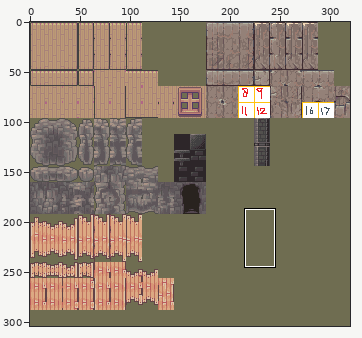
Sprite sheet, stored at images/tiles/walls.png. The first picture is a wide view before the edit; the outline marks the close-up.
Close-up. Old version:
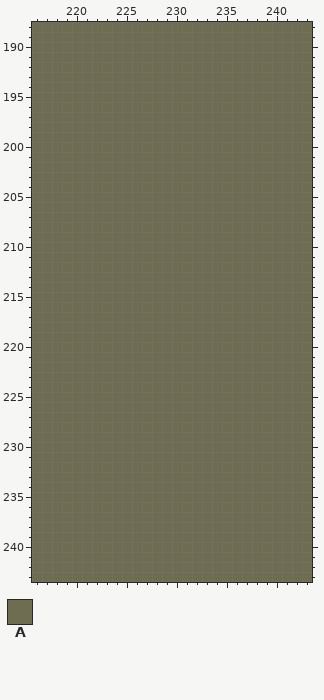
The file is 320x304 pixels. Colours within 5 levels of each other are drawn and written as one. Shown: x 216..243, y 188..243.
Palette (. is transparent): A #6f6d51
Pixels before, first column x 216:
188 AAAAAAAAAAAAAAAAAAAAAAAAAAAA
189 AAAAAAAAAAAAAAAAAAAAAAAAAAAA
190 AAAAAAAAAAAAAAAAAAAAAAAAAAAA
191 AAAAAAAAAAAAAAAAAAAAAAAAAAAA
192 AAAAAAAAAAAAAAAAAAAAAAAAAAAA
193 AAAAAAAAAAAAAAAAAAAAAAAAAAAA
194 AAAAAAAAAAAAAAAAAAAAAAAAAAAA
195 AAAAAAAAAAAAAAAAAAAAAAAAAAAA
196 AAAAAAAAAAAAAAAAAAAAAAAAAAAA
197 AAAAAAAAAAAAAAAAAAAAAAAAAAAA
198 AAAAAAAAAAAAAAAAAAAAAAAAAAAA
199 AAAAAAAAAAAAAAAAAAAAAAAAAAAA
200 AAAAAAAAAAAAAAAAAAAAAAAAAAAA
201 AAAAAAAAAAAAAAAAAAAAAAAAAAAA
202 AAAAAAAAAAAAAAAAAAAAAAAAAAAA
203 AAAAAAAAAAAAAAAAAAAAAAAAAAAA
204 AAAAAAAAAAAAAAAAAAAAAAAAAAAA
205 AAAAAAAAAAAAAAAAAAAAAAAAAAAA
206 AAAAAAAAAAAAAAAAAAAAAAAAAAAA
207 AAAAAAAAAAAAAAAAAAAAAAAAAAAA
208 AAAAAAAAAAAAAAAAAAAAAAAAAAAA
209 AAAAAAAAAAAAAAAAAAAAAAAAAAAA
210 AAAAAAAAAAAAAAAAAAAAAAAAAAAA
211 AAAAAAAAAAAAAAAAAAAAAAAAAAAA
212 AAAAAAAAAAAAAAAAAAAAAAAAAAAA
213 AAAAAAAAAAAAAAAAAAAAAAAAAAAA
214 AAAAAAAAAAAAAAAAAAAAAAAAAAAA
215 AAAAAAAAAAAAAAAAAAAAAAAAAAAA
216 AAAAAAAAAAAAAAAAAAAAAAAAAAAA
217 AAAAAAAAAAAAAAAAAAAAAAAAAAAA
218 AAAAAAAAAAAAAAAAAAAAAAAAAAAA
219 AAAAAAAAAAAAAAAAAAAAAAAAAAAA
220 AAAAAAAAAAAAAAAAAAAAAAAAAAAA
221 AAAAAAAAAAAAAAAAAAAAAAAAAAAA
222 AAAAAAAAAAAAAAAAAAAAAAAAAAAA
223 AAAAAAAAAAAAAAAAAAAAAAAAAAAA
224 AAAAAAAAAAAAAAAAAAAAAAAAAAAA
225 AAAAAAAAAAAAAAAAAAAAAAAAAAAA
226 AAAAAAAAAAAAAAAAAAAAAAAAAAAA
227 AAAAAAAAAAAAAAAAAAAAAAAAAAAA
228 AAAAAAAAAAAAAAAAAAAAAAAAAAAA
229 AAAAAAAAAAAAAAAAAAAAAAAAAAAA
230 AAAAAAAAAAAAAAAAAAAAAAAAAAAA
231 AAAAAAAAAAAAAAAAAAAAAAAAAAAA
232 AAAAAAAAAAAAAAAAAAAAAAAAAAAA
233 AAAAAAAAAAAAAAAAAAAAAAAAAAAA
234 AAAAAAAAAAAAAAAAAAAAAAAAAAAA
235 AAAAAAAAAAAAAAAAAAAAAAAAAAAA
236 AAAAAAAAAAAAAAAAAAAAAAAAAAAA
237 AAAAAAAAAAAAAAAAAAAAAAAAAAAA
238 AAAAAAAAAAAAAAAAAAAAAAAAAAAA
239 AAAAAAAAAAAAAAAAAAAAAAAAAAAA
240 AAAAAAAAAAAAAAAAAAAAAAAAAAAA
241 AAAAAAAAAAAAAAAAAAAAAAAAAAAA
242 AAAAAAAAAAAAAAAAAAAAAAAAAAAA
243 AAAAAAAAAAAAAAAAAAAAAAAAAAAA
After:
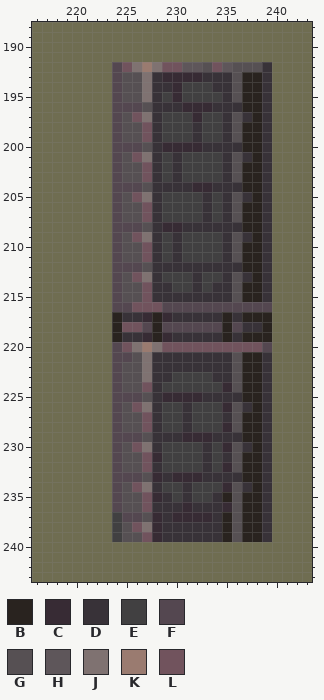
Colours new in this view: B #29231f  C #372b34  D #383238  E #414041  F #544750  G #565053  H #5e565a  J #7f7271  K #9a7b70  L #71535d
What changed:
Changed rows in their new state; - is an unchanged pixel.
first column x 224:
192 FLJKJLLHHGLHGGGD
193 FGGJDCCCCDDDGBBD
194 FGGJDDCEEEDDGBBD
195 FGGJDECEEEEDGBBD
196 FFFGDDDCCCDDDBBD
197 FGLJDEEECEEDGDBD
198 FGGLDEEEDEEDGBBD
199 FGGLDEEEDEEDGBBD
200 FFFGDCCCCDDDDBBD
201 FGLJDEDEEEEDGDBD
202 FGGLDEDEEEEDGBBD
203 FGGLDEDEEEEDGBBD
204 FFFGDDDDCCDDDBBD
205 FGLJDEEEEDEDGDBD
206 FGGLDEEEEDEDGBBD
207 FGGLDEEEEDEDGBBD
208 FFFGDCCDDDDDDBBD
209 FGLJDEDEEEEDGDBD
210 FGGLDEDEEEEDGBBD
211 FGGLDEDEEEEDGBBD
212 FFFGDDDDDDDDDBBD
213 FGLJDEEEDEEDGDBD
214 FGGLDDEEDEDDGBBD
215 FGGLDDDDDDDDGBBD
216 FFLLLFFFFFFFFFFF
217 BDDCBCDDDDDBDBBB
218 BLLFBFFFFFFBFDDB
219 BDDCBCDDDDDBDBBB
220 FLJKJLLLLLLLLLLF
221 FFGJDDDDDDDDGBBD
222 FGGJDDDDDDDDGBBD
223 FGGJDDEEEEDDGBBD
224 FGGLDEEEEEECGBBD
225 FFFGDCCCCDDDDBBD
226 FGLJDEEDEEECGDBD
227 FGGLDEEDEEEDGBBD
228 FGGLDEEDEEECGBBD
229 FFFGDDDCCCDDDBBD
230 FGLJDEEEEDECGDBD
231 FGGLCEEEEDEDGBBD
232 FGGLDEEEEDECGBBD
233 FFFGCDCCCDDDDBBD
234 FGLJDEEDEEECGDBD
235 FGGLCDEDEEDBGBBD
236 FGGLDDDCDDDCGBBD
237 EFFGCDCCCCDBGBBD
238 EGLJCDDDDDDBGBBD
239 EGGLCDDDDDDBGBBD
Where, in picture pixels (left, top, right, bottom), the same in both close-ups:
changed: (112, 62, 272, 542)
